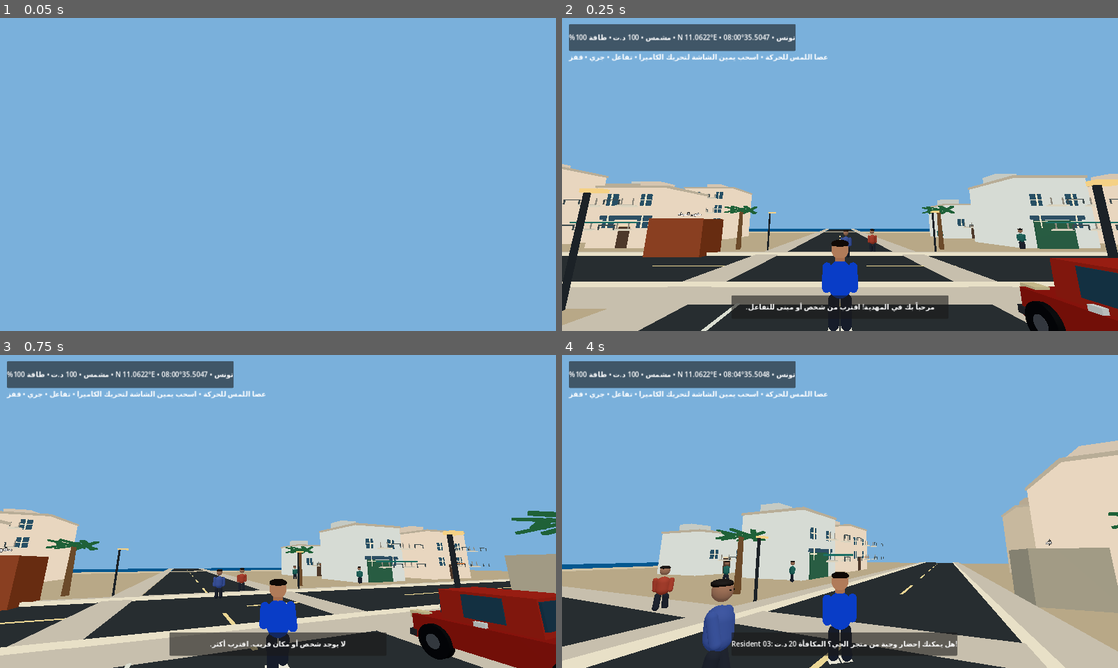
Above: before the commit, frames 1-4 (two rows, left to right).
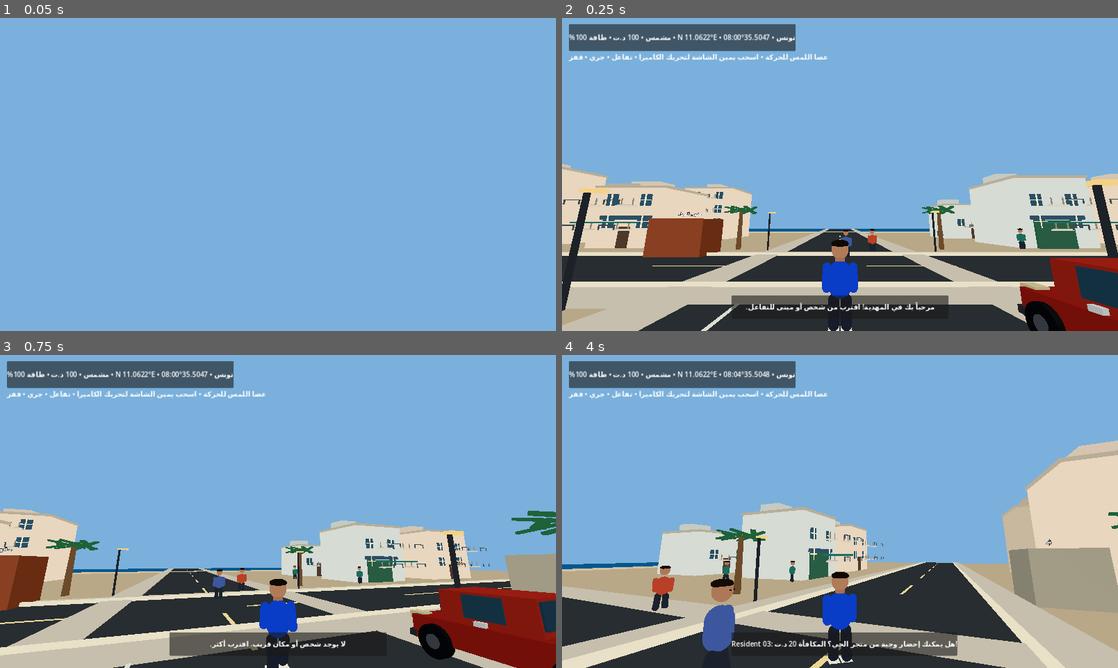
Above: after the commit, the same moments.

Repository: stevennpllk-crypto/REAL-LIFE-MAHDIA
Game: Godot game, scene res://scenes/Main.tscn
Two runs of this game, one before a commit and one after it. Both use one fixed random seed, a clock stepped at 60 frames per second and the inputs below.
Inputs (mouse positions are in pixels of both pictures, inside the frame that each line leads up to):
- Up to frame 1 (0.05 s): no input
- Up to frame 2 (0.25 s): no input
- Up to frame 3 (0.75 s): tap Enter at 0.5 s; move the mouse to (305, 511) at 0.52 s; hold W (move_forward) from 0.53 s (still down); tap E (interact) at 0.6 s
- Up to frame 4 (4 s): keep holding W (move_forward); tap Space (jump) at 0.77, 1.52, 3.02, 3.77 s; move the mouse to (812, 511) at 1.27 s; tap Shift (run) at 1.35, 2.85 s; move the mouse to (851, 505) at 2.02 s; tap E (interact) at 2.1, 3.6 s; move the mouse to (834, 517) at 2.77 s; move the mouse to (878, 514) at 3.52 s

Frame 1 is identical in both runs. In frame 2, less than 0.1% of the frame differs, in the area x 50-84%, y 67-74%; in frame 3, less than 0.1%; in frame 4, 0.4%, in the area x 16-42%, y 66-95%.

Commit message:
Render world materials reliably on GLES3 and validate actual 3D frame

Diff:
--- a/scripts/npc.gd
+++ b/scripts/npc.gd
@@ -55,6 +55,7 @@
 	var mat := StandardMaterial3D.new()
 	mat.albedo_color = color
 	mat.roughness = 0.84
+	mat.shading_mode = BaseMaterial3D.SHADING_MODE_UNSHADED
 	item.material_override = mat
 	add_child(item)
 
@@ -71,6 +72,7 @@
 	item.position = pos
 	var mat := StandardMaterial3D.new()
 	mat.albedo_color = color
+	mat.shading_mode = BaseMaterial3D.SHADING_MODE_UNSHADED
 	item.material_override = mat
 	parent.add_child(item)
 
